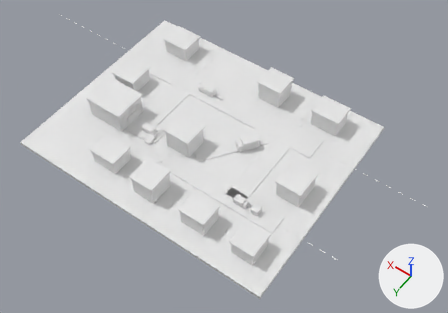
Two versions of the Blender file design/scene-01/assets/feedback-v9/blockout/carrier-scene.blend, one commit apart.
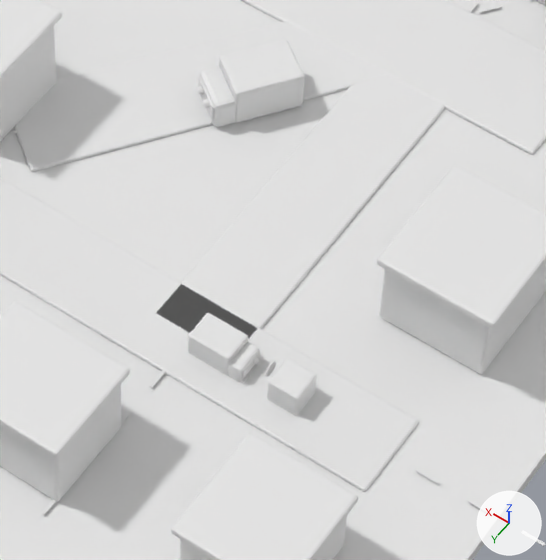
The first picture shows the older version from a 50 mm camera at (-61.3, 77.4, 117.3) aimed at (-6.7, 0.9, -2.8). The close-ups show the older and then the newer version on the part from 43% to 70% of the width and 40% to 79% of the height of that picture. Only the edits that show in the close-ups are written down. Every picture has the same lights, and +X, +Y and +Z are marked at lower right.

The scene before the commit, as lines of its bpy script (objects in view):
```python
ob_crewtruck_box = bpy.data.objects.new('CrewTruck-box', me_cube_169)
ob_crewtruck_box.location = (-10.93, -3.59, 1.4)
ob_crewtruck_box.rotation_euler = (0.0, 0.0, -0.628)  # degrees (0, 0, -36)
ob_crewtruck_cab = bpy.data.objects.new('CrewTruck-cab', me_cube_170)
ob_crewtruck_cab.location = (-9.5, -1.62, 1.01)
ob_crewtruck_cab.rotation_euler = (0.0, 0.0, -0.628)  # degrees (0, 0, -36)
ob_inspectionbooth = bpy.data.objects.new('InspectionBooth', me_cube_176)
ob_inspectionbooth.location = (-23.0, 11.5, 0.9)
ob_inspectionsign = bpy.data.objects.new('InspectionSign', me_cylinder_016)
ob_inspectionsign.location = (-21.7, 11.5, 1.45)
ob_inspectionsign.rotation_euler = (0.0, 1.571, 0.0)  # degrees (0, 90, 0)
ob_oldtruck_box = bpy.data.objects.new('OldTruck-box', me_cube_162)
ob_oldtruck_box.location = (-18.53, 11.5, 0.9)
ob_oldtruck_box.rotation_euler = (0.0, 0.0, 1.571)  # degrees (0, 0, 90)
ob_oldtruck_cab = bpy.data.objects.new('OldTruck-cab', me_cube_163)
ob_oldtruck_cab.location = (-20.09, 11.5, 0.65)
ob_oldtruck_cab.rotation_euler = (0.0, 0.0, 1.571)  # degrees (0, 0, 90)
ob_oldtruck_driver_1 = bpy.data.objects.new('OldTruck-driver-1', me_sphere)
ob_oldtruck_driver_1.location = (-20.61, 11.2, 0.85)
ob_oldtruck_windshield = bpy.data.objects.new('OldTruck-windshield', me_cube_164)
ob_oldtruck_windshield.location = (-20.56, 11.5, 0.79)
ob_oldtruck_windshield.rotation_euler = (0.0, 0.0, 1.571)  # degrees (0, 0, 90)
ob_townroof_5 = bpy.data.objects.new('TownRoof-5', me_cube_148)
ob_townroof_5.location = (2.0, 5.0, 5.65)
# also in view: 'WestDiagonal' at (-9.0, -4.0, 0.1); 'TownBuilding-0' at (-27.0, 20.0, 2.0); 'TownBuilding-1' at (-14.0, 20.5, 2.3); 'TownRoof-4' at (-27.0, 1.5, 4.9); 'SouthArterial' at (4.0, -12.0, 0.1)
```
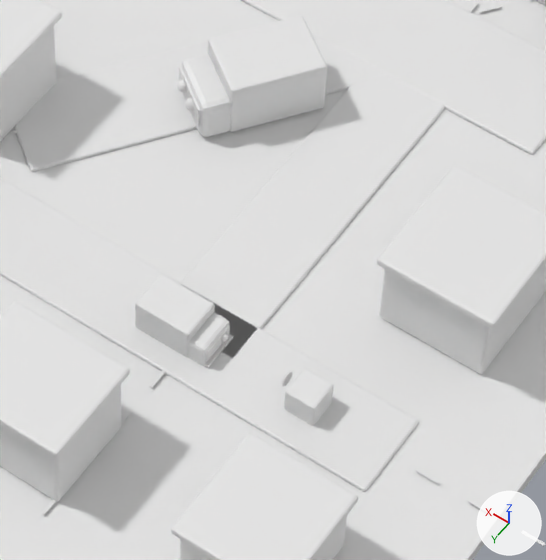
Where the change shows, as pixel boxes (x1, y1, x2, y2) in the close-ups (546 x 560 px):
'CrewTruck-box', mesh rescaled, moved (38% wider, 39% taller)
    before: (219, 39, 305, 123)
    after: (208, 15, 327, 132)
'OldTruck-box', mesh rescaled, moved (33% wider, 33% taller)
    before: (188, 313, 248, 375)
    after: (135, 274, 215, 357)
'CrewTruck-cab', modifiers changed, moved, rescaled (38% wider, 39% taller)
    before: (200, 67, 236, 127)
    after: (181, 53, 231, 137)
'InspectionBooth', moved
    before: (267, 358, 317, 416)
    after: (284, 368, 334, 426)
'OldTruck-cab', modifiers changed, moved, rescaled (31% wider, 34% taller)
    before: (228, 342, 259, 382)
    after: (188, 312, 229, 366)
'CrewTruck-windshield', moved
    before: (198, 76, 214, 119)
    after: (179, 67, 200, 126)
'OldTruck-windshield', moved
    before: (242, 352, 260, 378)
    after: (207, 325, 230, 360)
'OldTruck-old-bumper', moved
    before: (241, 358, 262, 384)
    after: (204, 334, 233, 368)
'InspectionSign', moved
    before: (265, 361, 276, 377)
    after: (282, 371, 292, 386)
'CrewTruck-driver-2', moved
    before: (197, 85, 204, 95)
    after: (177, 80, 186, 93)
'CrewTruck-driver-1', moved
    before: (202, 99, 209, 108)
    after: (185, 98, 194, 111)
'OldTruck-driver-1', moved
    before: (253, 358, 259, 364)
    after: (221, 333, 228, 342)

What the commit changed:
me_cube_162 is used by ob_oldtruck_box; location (-18.53, 11.5, 0.9); rotation (0.0, 0.0, 1.571), in degrees (0, 0, 90).
me_cube_162 had 8 vertices, 6 faces and spanned x -0.9..0.9, y -1.26..1.26, z -0.83..0.83.
me_cube_162 now has 8 vertices, 6 faces and spans x -1.19..1.19, y -1.66..1.66, z -1.09..1.09.
me_cube_162 part 1: the whole mesh is scaled about its middle by 1.32.
me_cube_163 is used by ob_oldtruck_cab; location (-20.09, 11.5, 0.65); rotation (0.0, 0.0, 1.571), in degrees (0, 0, 90).
me_cube_163 had 8 vertices, 6 faces and spanned x -0.88..0.88, y -0.45..0.45, z -0.63..0.63.
me_cube_163 now has 8 vertices, 6 faces and spans x -1.16..1.16, y -0.59..0.59, z -0.84..0.84.
me_cube_163 part 2: the whole mesh is scaled about its middle by 1.32.
me_cube_169 is used by ob_crewtruck_box; location (-10.93, -3.59, 1.4); rotation (0.0, 0.0, -0.628), in degrees (0, 0, -36).
me_cube_169 had 8 vertices, 6 faces and spanned x -1.4..1.4, y -1.96..1.96, z -1.29..1.29.
me_cube_169 now has 8 vertices, 6 faces and spans x -1.94..1.94, y -2.71..2.71, z -1.78..1.78.
me_cube_169 part 3: the whole mesh is scaled about its middle by 1.38.
me_cube_170 is used by ob_crewtruck_cab; location (-9.5, -1.62, 1.01); rotation (0.0, 0.0, -0.628), in degrees (0, 0, -36).
me_cube_170 had 8 vertices, 6 faces and spanned x -1.37..1.37, y -0.69..0.69, z -0.99..0.99.
me_cube_170 now has 8 vertices, 6 faces and spans x -1.89..1.89, y -0.96..0.96, z -1.36..1.36.
me_cube_170 part 4: the whole mesh is scaled about its middle by 1.38.
Object 'InspectionBooth' (ob_inspectionbooth) moves from (-23.0, 11.5, 0.9) to (-24.0, 11.5, 0.9).
Object 'InspectionSign' (ob_inspectionsign) moves from (-21.7, 11.5, 1.45) to (-22.7, 11.5, 1.45).
Object 'OldTruck-box' (ob_oldtruck_box) moves from (-18.53, 11.5, 0.9) to (-15.88, 11.5, 1.19).
Object 'OldTruck-cab' (ob_oldtruck_cab) moves from (-20.09, 11.5, 0.65) to (-17.94, 11.5, 0.85).
Object 'OldTruck-cab' (ob_oldtruck_cab) has a BEVEL modifier named 'Soft edges'.
On modifier 'Soft edges' of object 'OldTruck-cab' (ob_oldtruck_cab), width goes from 0.173 to 0.228.
On modifier 'Soft edges' of object 'OldTruck-cab' (ob_oldtruck_cab), width_pct goes from 0.173 to 0.228.
Object 'OldTruck-windshield' (ob_oldtruck_windshield) moves from (-20.56, 11.5, 0.79) to (-18.55, 11.5, 1.04).
Object 'OldTruck-driver-1' (ob_oldtruck_driver_1) moves from (-20.61, 11.2, 0.85) to (-18.63, 11.1, 1.12).
Object 'OldTruck-old-bumper' (ob_oldtruck_old_bumper) moves from (-20.6, 11.5, 0.27) to (-18.61, 11.5, 0.36).
Object 'CrewTruck-box' (ob_crewtruck_box) moves from (-10.93, -3.59, 1.4) to (-11.09, -3.82, 1.94).
Object 'CrewTruck-cab' (ob_crewtruck_cab) moves from (-9.5, -1.62, 1.01) to (-9.12, -1.09, 1.4).
Object 'CrewTruck-cab' (ob_crewtruck_cab) has a BEVEL modifier named 'Soft edges'.
On modifier 'Soft edges' of object 'CrewTruck-cab' (ob_crewtruck_cab), width goes from 0.269 to 0.372.
On modifier 'Soft edges' of object 'CrewTruck-cab' (ob_crewtruck_cab), width_pct goes from 0.269 to 0.372.
Object 'CrewTruck-windshield' (ob_crewtruck_windshield) moves from (-9.08, -1.04, 1.23) to (-8.53, -0.29, 1.71).
Object 'CrewTruck-driver-1' (ob_crewtruck_driver_1) moves from (-9.41, -0.69, 1.32) to (-9.0, 0.2, 1.83).
Object 'CrewTruck-driver-2' (ob_crewtruck_driver_2) moves from (-8.64, -1.25, 1.32) to (-7.92, -0.58, 1.83).
